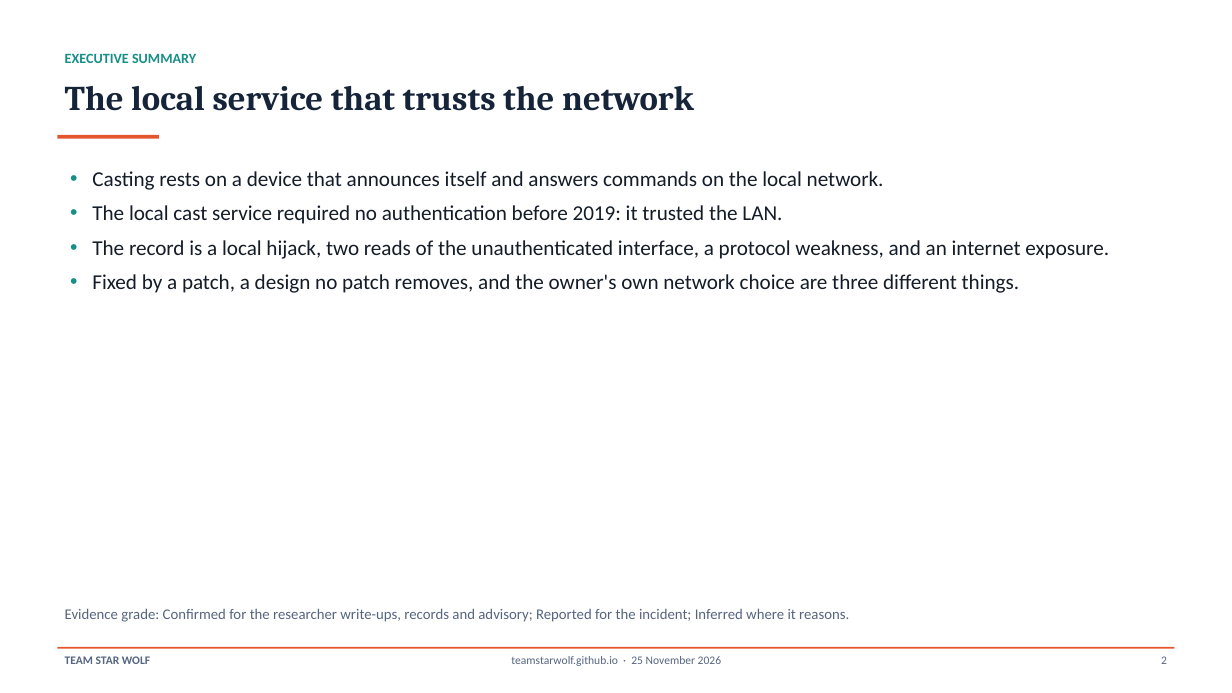
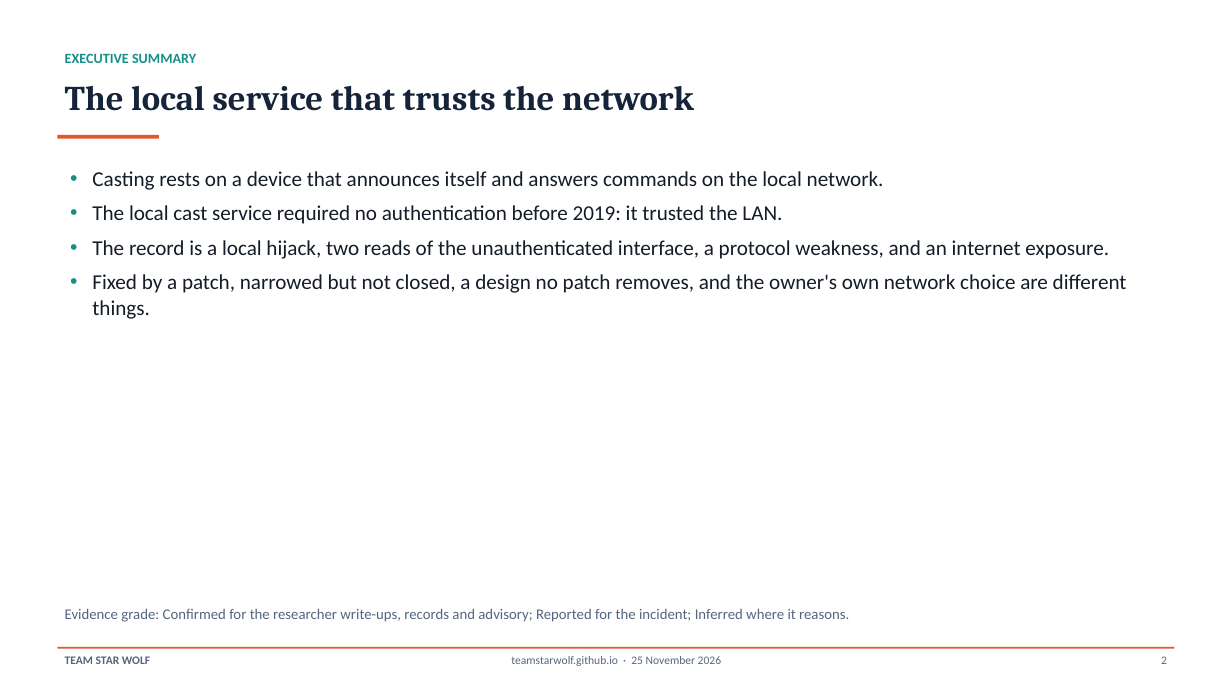
Before and after one commit to TeamStarWolf/TeamStarWolf, a slide deck: slide 2 of case-studies/slides/Casting_Home_Network_Case_Study.pptx. Drawn at 1232x693 pixels with LibreOffice and Linux fonts; fonts in the diff are those of the drawing. Boxes give left, top, right and bottom in pixels: in the first picture for what was removed or moved away, otherwise in the second. Text is boxed around its words. In the diff, an @@ line names an element or a change of style, - is before the commit and + after.

```diff
--- a/case-studies/slides/Casting_Home_Network_Case_Study.pptx
+++ b/case-studies/slides/Casting_Home_Network_Case_Study.pptx
@@ text at bbox=[92, 274, 1127, 319]: text changed @@
-• Fixed by a patch, a design no patch removes, and the owner's own network choice are three different things.
+• Fixed by a patch, narrowed but not closed, a design no patch removes, and the owner's own network choice are different things.
```
Also in this commit, not shown: 11 other slides changed, 12 other files.
